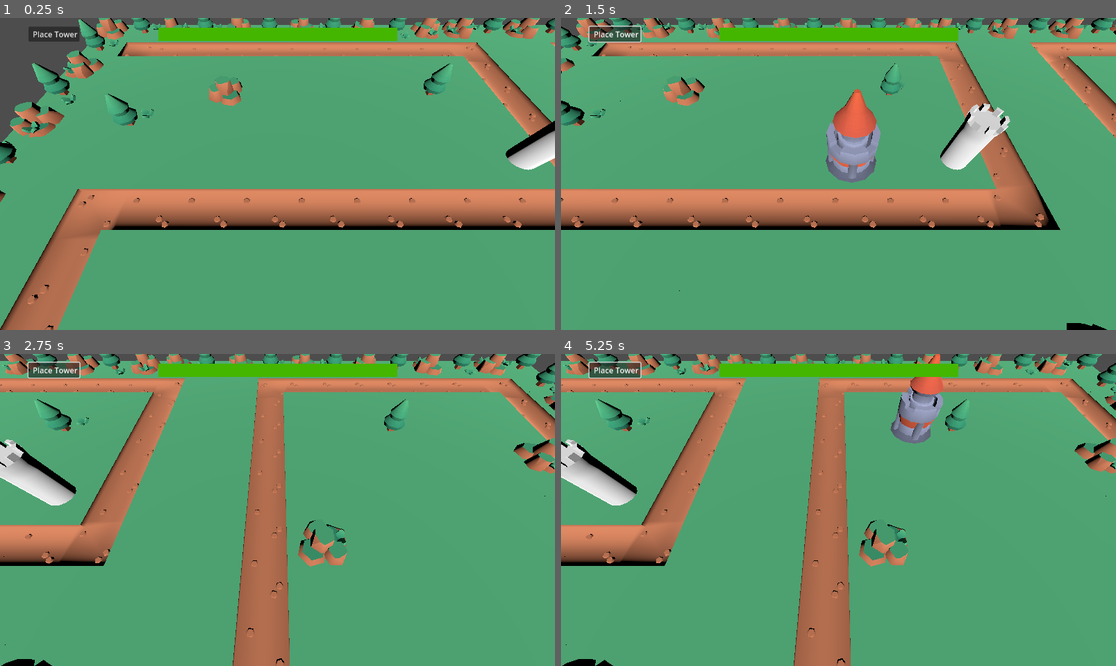
Above: before the commit, frames 1-4 (two rows, left to right).
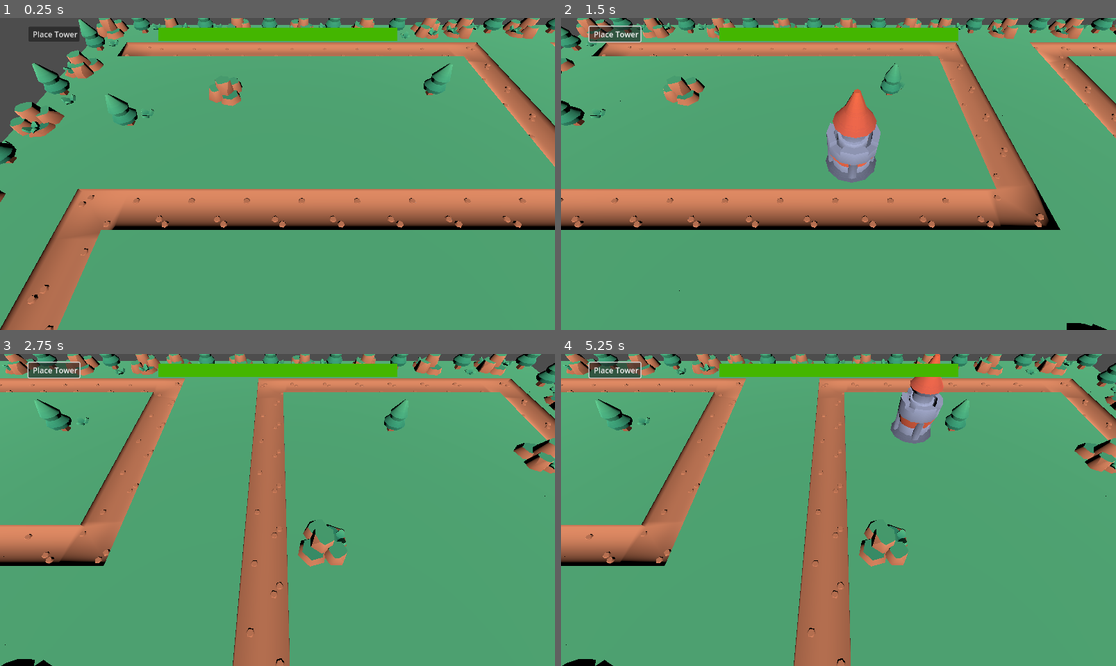
Above: after the commit, the same moments.

Repository: vhladko/tower_defence
Game: Godot game, scene res://main.tscn
Two runs of this game, one before a commit and one after it. Both use one fixed random seed, a clock stepped at 60 frames per second and the inputs below.
Inputs (mouse positions are in pixels of both pictures, inside the frame that each line leads up to):
- Up to frame 1 (0.25 s): no input
- Up to frame 2 (1.5 s): click "Place Tower" at 0.5 s; tap Enter at 1.25 s; move the mouse to (960, 158) at 1.27 s; hold Right (ui_right) from 1.28 s (still down); tap Mouse wheel up (zoom_in) at 1.35 s; click (960, 158) at 1.42 s
- Up to frame 3 (2.75 s): release Right (ui_right) at 2 s; drag from (166, 525) to (249, 572) at 2.02 s
- Up to frame 4 (5.25 s): tap Space at 2.75 s; move the mouse to (894, 441) at 2.77 s; hold Right (ui_right) 2.78-3.5 s; tap Mouse wheel up (zoom_in) at 2.85, 4.35 s; drag from (810, 572) to (672, 463) at 3.52 s; tap Enter at 4.25 s; move the mouse to (1005, 556) at 4.27 s; hold Left (ui_left) 4.28-5 s; drag from (672, 463) to (755, 432) at 5.02 s

The runs differ from the first frame. In frame 1, 0.8% of the frame differs, in the area x 91-100%, y 32-49%; in frame 2, 1.3%; in frame 3, 1.5%, in the area x 0-14%, y 27-49%; in frame 4, 1.5%.

Commit message:
remove multiple tower

Diff:
--- a/main.tscn
+++ b/main.tscn
@@ -8,7 +8,6 @@
 [ext_resource type="Script" path="res://panel.gd" id="7_5vw27"]
 [ext_resource type="PackedScene" uid="uid://t64bo4gpt0vo" path="res://building/building.tscn" id="7_272bh"]
 [ext_resource type="Script" path="res://game_over.gd" id="7_kek77"]
-[ext_resource type="PackedScene" uid="uid://dcdqdc4uedhly" path="res://scenes/towers/multiple_tower/multiple_tower.tscn" id="9_kek77"]
 
 [sub_resource type="CanvasTexture" id="CanvasTexture_272bh"]
 
@@ -118,9 +117,6 @@
 grow_vertical = 0
 text = "Retry"
 
-[node name="MultipleTower" parent="." instance=ExtResource("9_kek77")]
-transform = Transform3D(1, 0, 0, 0, 1, 0, 0, 0, 1, 11, 1, 9)
-
 [connection signal="button_down" from="Control/Button" to="Control/Button" method="_on_button_down"]
 [connection signal="button_up" from="Control/Button" to="Control/Button" method="_on_button_up"]
 [connection signal="pressed" from="GameOver/Button" to="GameOver" method="_on_button_pressed"]
Not shown: 1 places in main.tscn that only renumber resources
